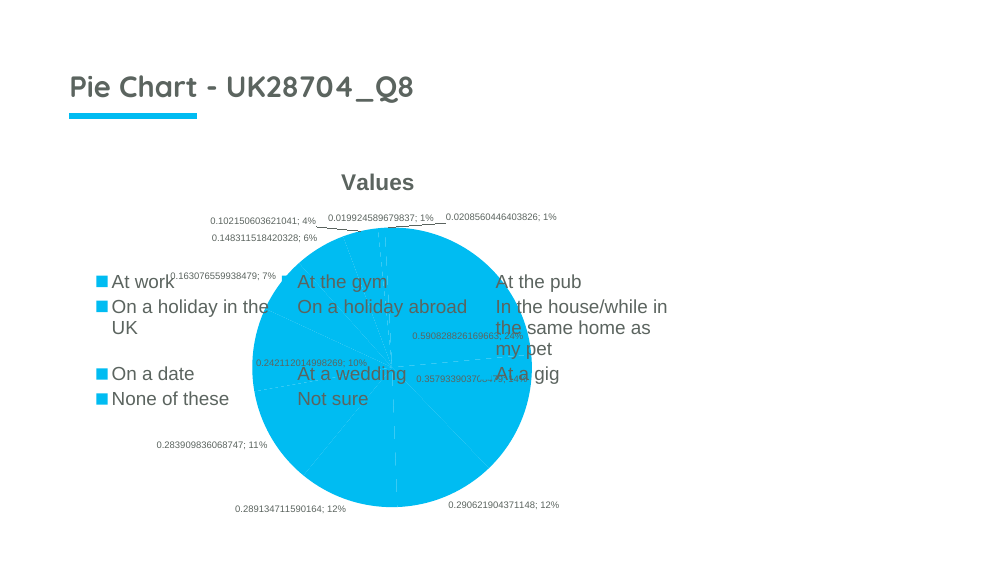
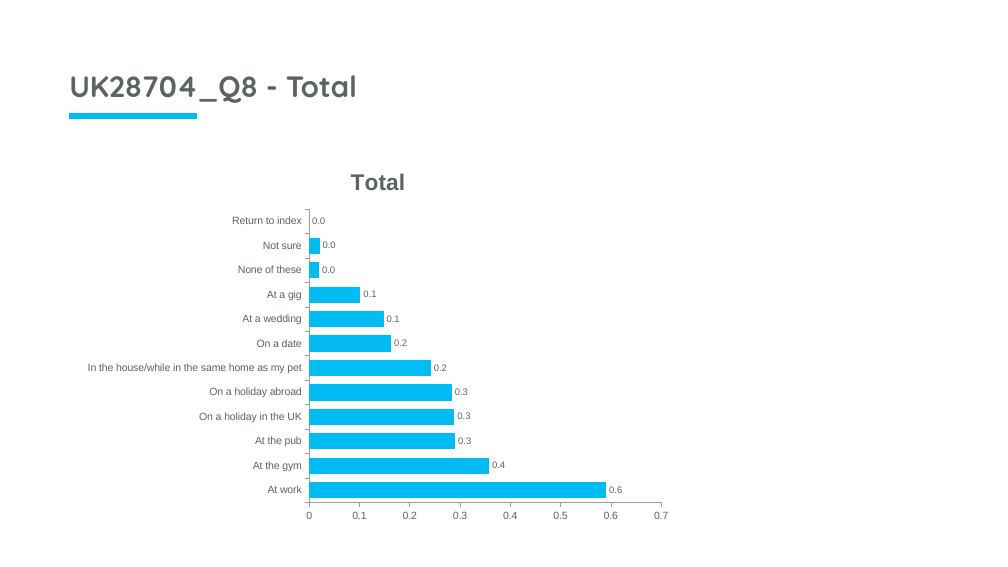
Before and after one commit to Meeaad021/Charting, a slide deck: slide 10 of excel_barcharts.pptx (slide 11 before the commit). Drawn at 1008x567 pixels with LibreOffice and Linux fonts; fonts in the diff are those of the drawing; background and template pictures are left out. Boxes give left, top, right and bottom in pixels: in the first picture for what was removed or moved away, otherwise in the second. Text is boxed around its words. In the diff, an @@ line names an element or a change of style, - is before the commit and + after.

```diff
--- a/excel_barcharts.pptx
+++ b/excel_barcharts.pptx
@@ title at (69, 75, 357, 103): text changed @@
-Pie Chart - UK28704_Q8
+UK28704_Q8 - Total
@@ pie chart at (76, 151, 681, 529) @@
@@ pie chart to bar chart @@
@@ title "Values" to "Total" @@
-categories: At work, At the gym, At the pub, On a holiday in the UK, On a holiday abroad, In the house/while in the same home as my pet, On a date, At a wedding, At a gig, None of these, Not sure
+categories: At work, At the gym, At the pub, On a holiday in the UK, On a holiday abroad, In the house/while in the same home as my pet, On a date, At a wedding, At a gig, None of these, Not sure, Return to index
-Values: 0.590829, 0.357934, 0.290622, 0.289135, 0.28391, 0.242112, 0.163077, 0.148312, 0.102151, 0.019925, 0.020856
+Total: 0.6, 0.4, 0.3, 0.3, 0.3, 0.2, 0.2, 0.1, 0.1, 0, 0, 0
@@ data labels of Total changed @@
@@ legend changed @@
@@ category axis changed @@
@@ value axis changed @@
@@ bar spacing changed @@
```
Also in this commit, not shown: 8 other slides changed, 1 slide removed, 4 other files.
